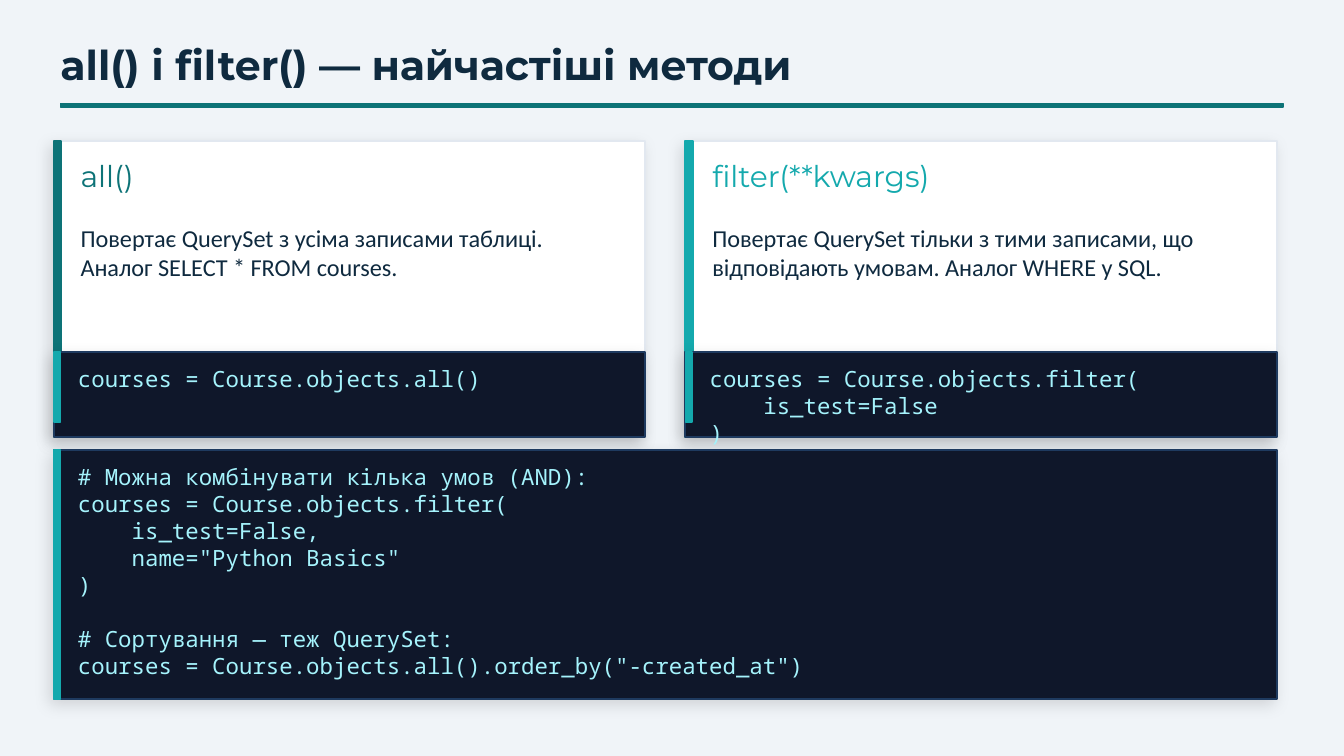
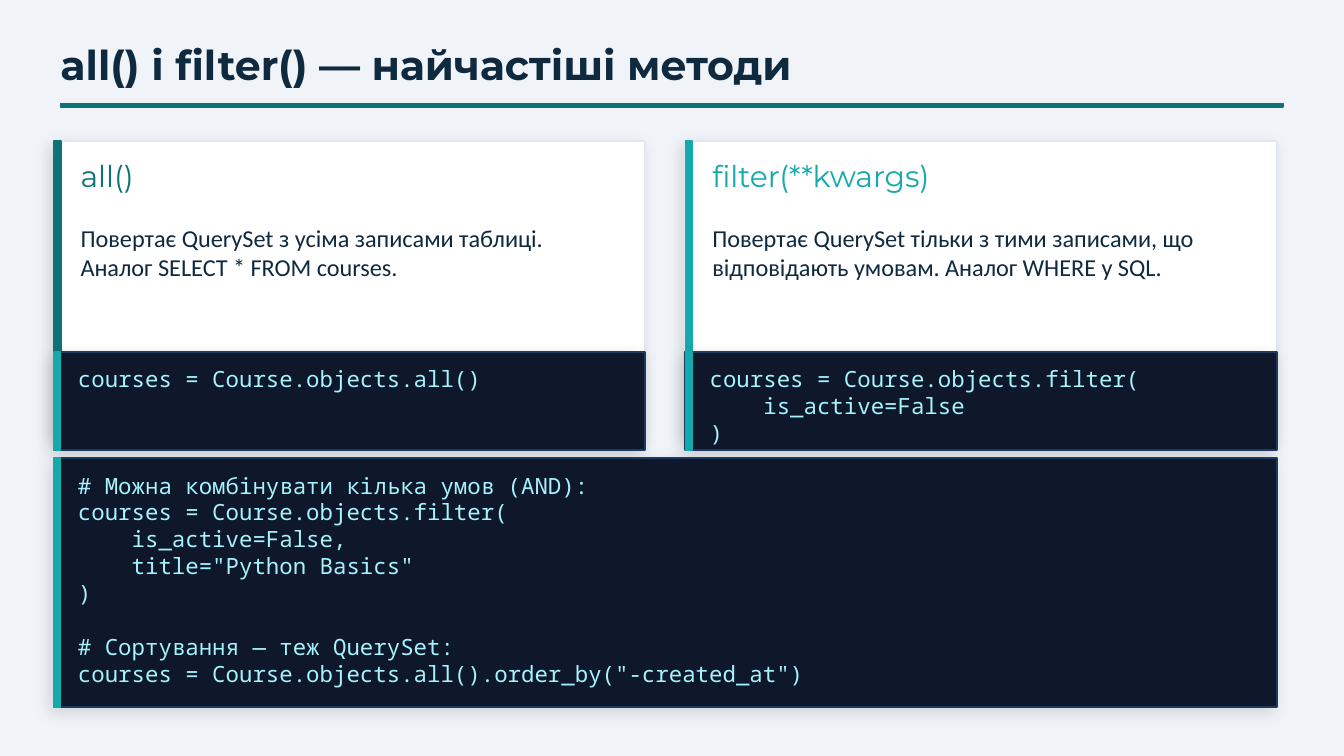
Before and after one commit to dmitriy-shtefan/python-back-2026, a slide deck: slide 7 of заняття_11/django_orm_lesson.pptx. Drawn at 1344x756 pixels with LibreOffice and Linux fonts; fonts in the diff are those of the drawing. Boxes give left, top, right and bottom in pixels: in the first picture for what was removed or moved away, otherwise in the second. Text is boxed around its words. In the diff, an @@ line names an element or a change of style, - is before the commit and + after.

```diff
--- a/заняття_11/django_orm_lesson.pptx
+++ b/заняття_11/django_orm_lesson.pptx
@@ rectangle: place and size @@
-rectangle at (685, 141, 694, 437)
+rectangle at (685, 141, 692, 352)
@@ rectangle: place and size @@
-rectangle at (54, 352, 645, 437)
+rectangle at (54, 352, 645, 450)
@@ rectangle: place and size @@
-rectangle at (54, 352, 60, 422)
+rectangle at (54, 352, 60, 450)
@@ rectangle: place and size @@
-rectangle at (685, 352, 1277, 437)
+rectangle at (685, 352, 1277, 450)
@@ rectangle: place and size @@
-rectangle at (685, 352, 692, 422)
+rectangle at (685, 352, 692, 450)
@@ text at (763, 397, 964, 418): text changed @@
-is_test=False
+is_active=False
@@ rectangle: place and size @@
-rectangle at (54, 450, 1277, 699)
+rectangle at (54, 458, 1277, 707)
@@ rectangle: place and size @@
-rectangle at (54, 450, 60, 699)
+rectangle at (54, 458, 60, 707)
@@ text "# Можна комбінувати кілька умов ...": place and size @@
-text "# Можна комбінувати кілька умов ..." at (78, 468, 803, 679)
+text "# Можна комбінувати кілька умов ..." at (78, 477, 803, 687)
@@ text at (132, 530, 414, 580): text changed @@
-is_test=False,
-name="Python Basics"
+is_active=False,
+title="Python Basics"
```
Also in this commit, not shown: 8 other slides changed, 18 other files.
